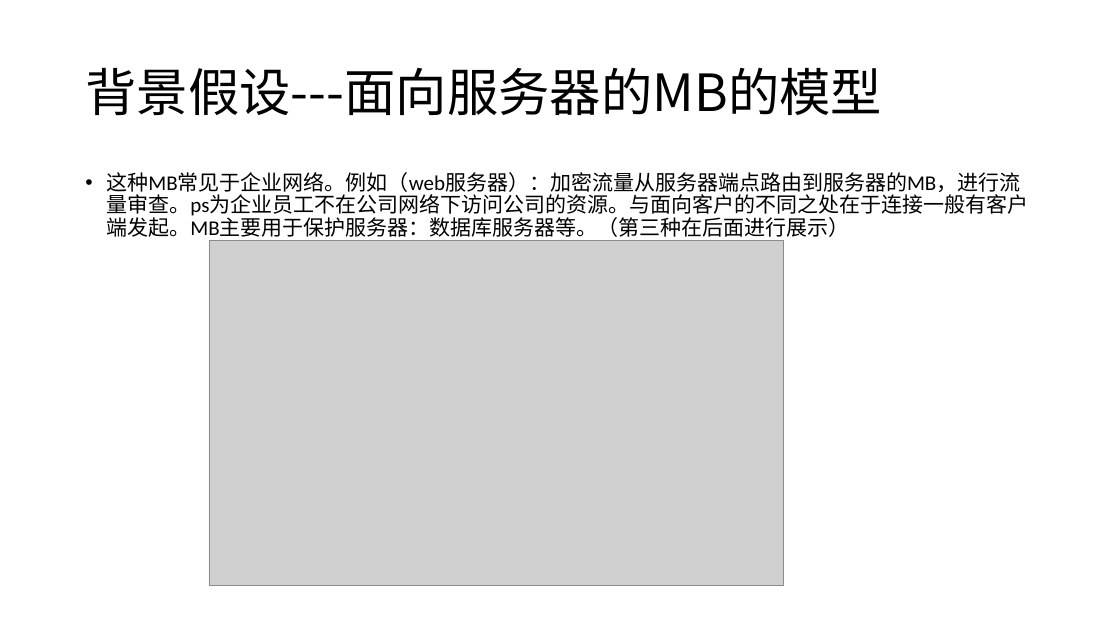
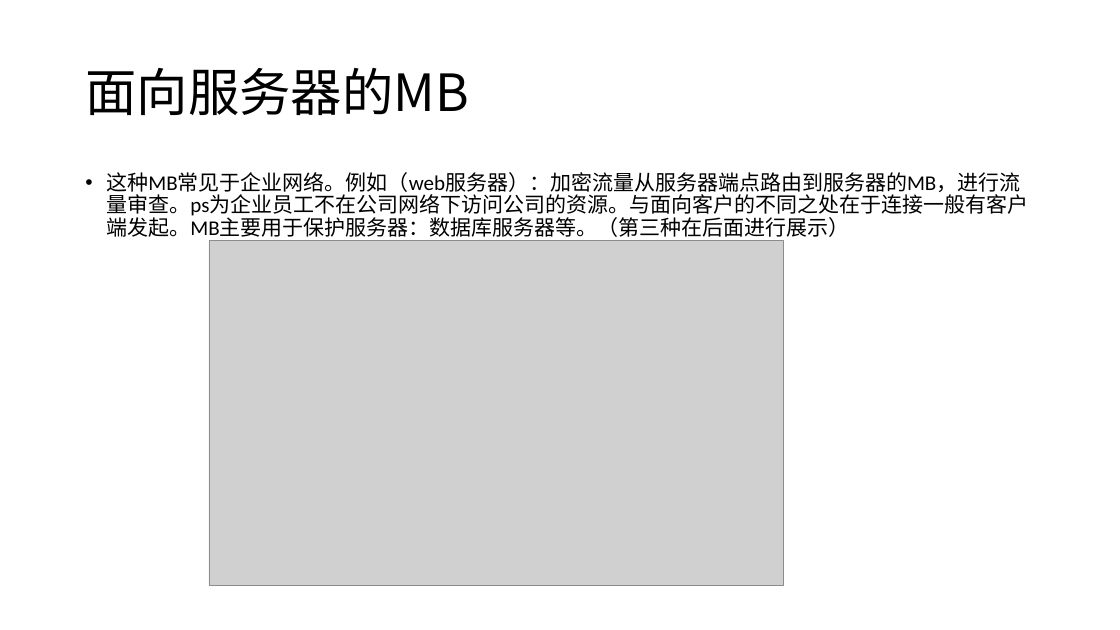
Before and after one commit to mikami-yua/security_papers, a slide deck: slide 11 of 深度包检测.pptx (slide 18 before the commit). Drawn at 1120x630 pixels with LibreOffice and Linux fonts; fonts in the diff are those of the drawing; grey boxes stand for pictures. Boxes give left, top, right and bottom in pixels: in the first picture for what was removed or moved away, otherwise in the second. Text is boxed around its words. In the diff, an @@ line names an element or a change of style, - is before the commit and + after.

```diff
--- a/深度包检测.pptx
+++ b/深度包检测.pptx
@@ title at [85, 68, 469, 115]: text changed @@
-背景假设---面向服务器的MB的模型
+面向服务器的MB
```
Also in this commit, not shown: 32 other slides changed, 9 slides added, 8 slides removed, 19 other files.
